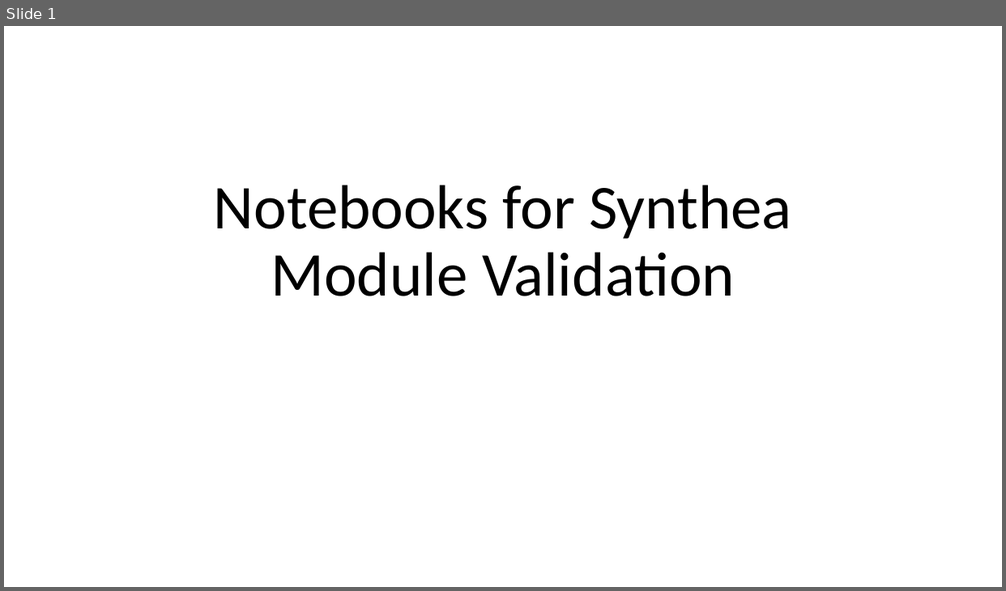
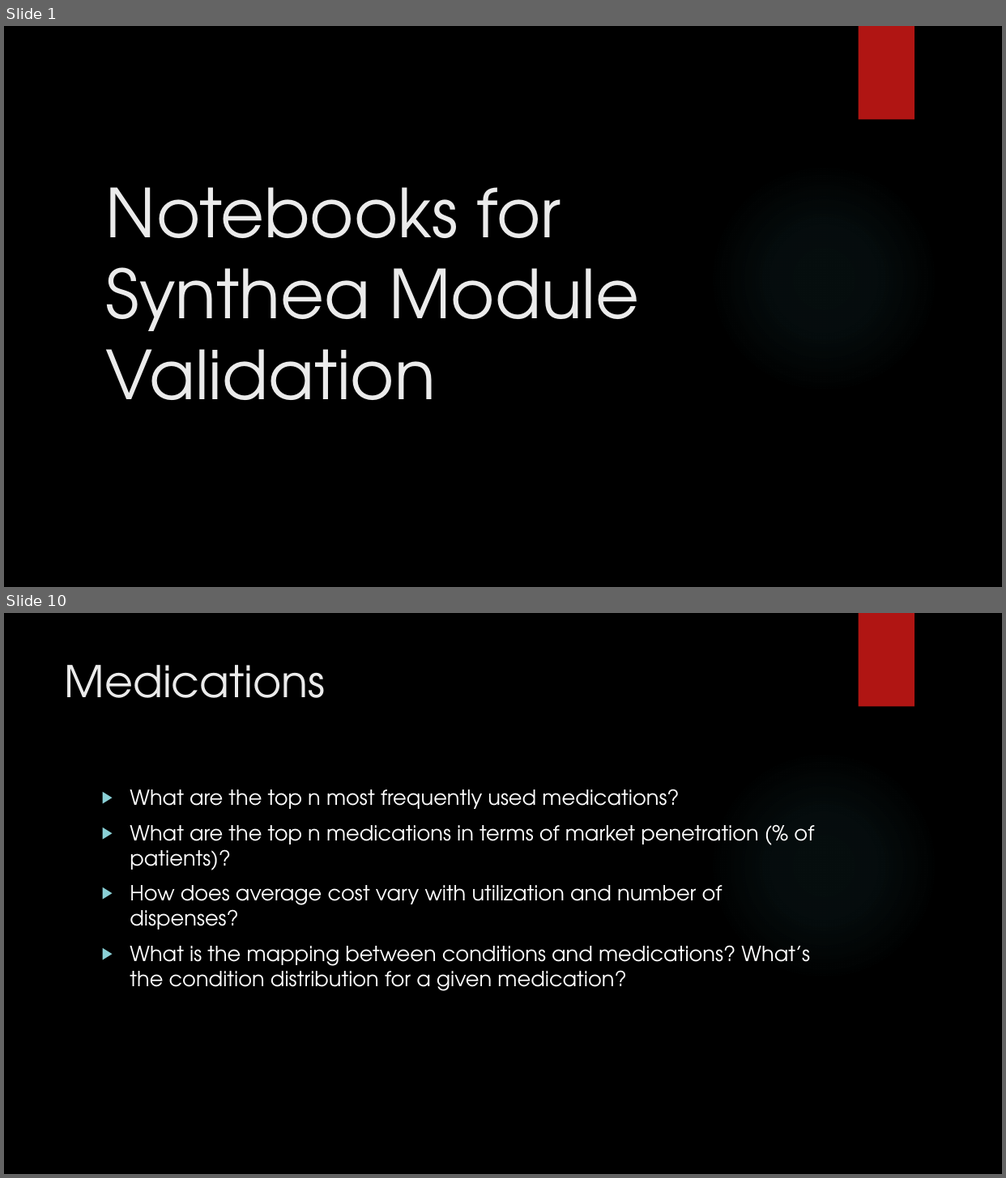
Before and after one commit to synthetichealth/module-validation, a slide deck: notebook-ideas.pptx. Shown one above the other, each under a label of ours: slide 1 before the commit, slides 1 and 10 after it; the slides between them are not shown. The pictures are 1006x591 and 1006x1178 pixels, drawn with LibreOffice and Linux fonts; fonts in the diff are those of the drawing; background and template pictures are left out. Boxes give left, top, right and bottom in pixels: in the first picture for what was removed or moved away, otherwise in the second. Text is boxed around its words. In the diff, an @@ line names an element or a change of style, - is before the commit and + after.

Commit message:
updated notebook ideas ppt.

```diff
--- a/notebook-ideas.pptx
+++ b/notebook-ideas.pptx
@@ slide 10 added at box(4, 613, 1002, 1174), background picture (left out); not listed: 2 template elements that a slide beside it also shows @@
@@ title added at box(65, 665, 326, 698), 42 pt, text #EBEBEB @@
+Medications
@@ text added at box(130, 789, 814, 991), 20 pt, text #FFFFFF @@
+▶ What are the top n most frequently used medications?
+▶ What are the top n medications in terms of market penetration (% of patients)?
+▶ How does average cost vary with utilization and number of dispenses?
+▶ What is the mapping between conditions and medications? What’s the condition distribution for a given medication?
@@ slide 1 changed as well @@
@@ background #FFFFFF to picture (left out) @@
@@ rectangle added at box(859, 26, 914, 120), fill #B01513 @@
@@ title "Notebooks for Synthea Module Validation": place and size @@
-title "Notebooks for Synthea Module Validation" at box(214, 185, 791, 297)
+title "Notebooks for Synthea Module Validation" at box(106, 187, 639, 400)
@@ title "Notebooks for Synthea Module Validation" at box(106, 187, 639, 400): size 60 to 64.8 pt, font Calibri to TeX Gyre Adventor, text colour #000000 to #EBEBEB; alignment centre to left; line spacing 0.9 to 1 @@
@@ ellipse added at box(709, 163, 939, 394), fill gradient #50B9C1 @@
```
Also in this commit, not shown: 2 other slides changed, 8 other slides added, 1 slide removed, 1 other file.
